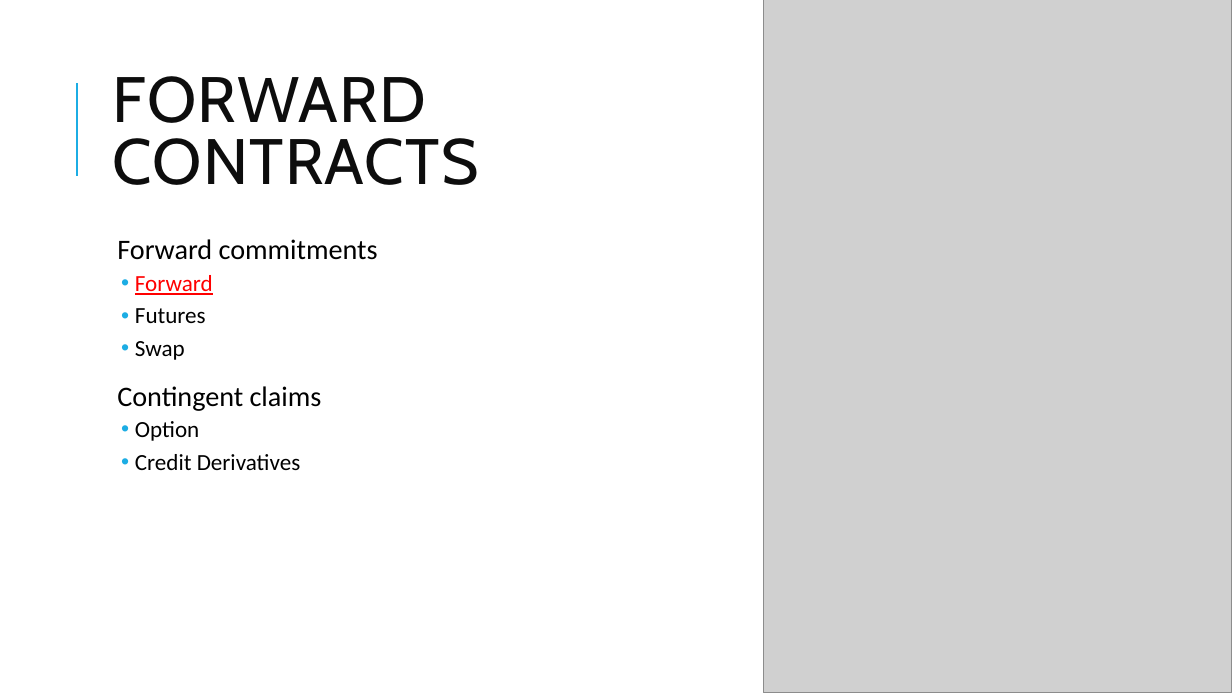
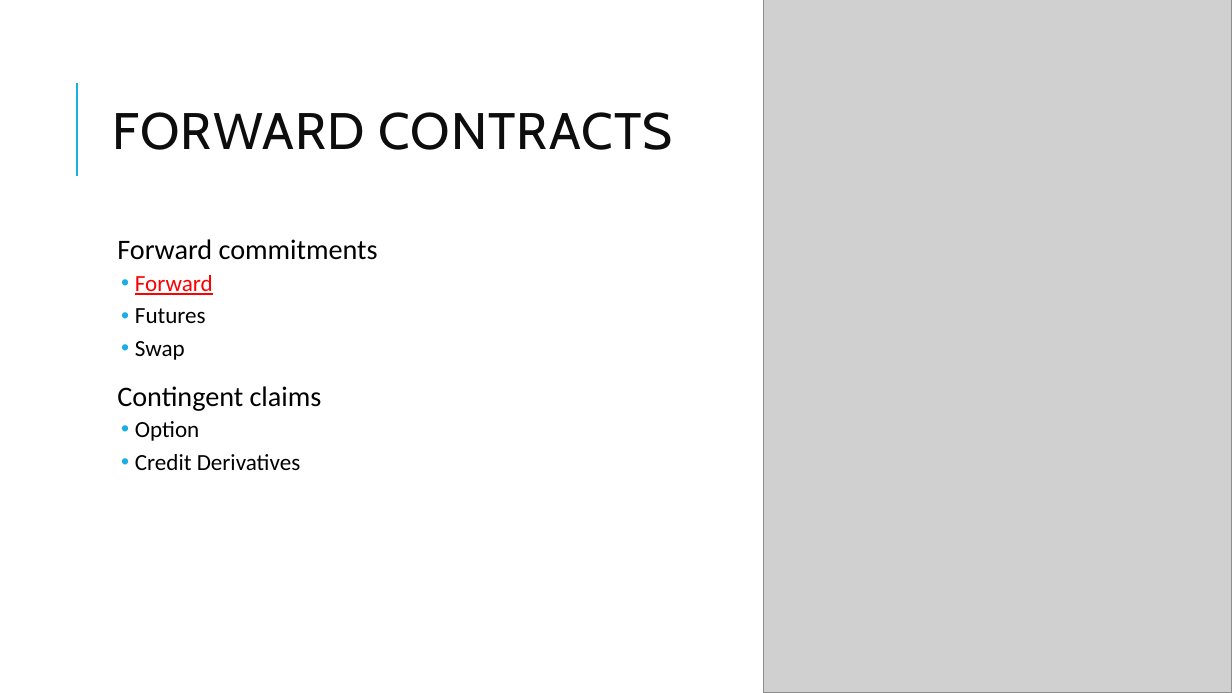
Before and after one commit to Isco0530/data, a slide deck: slide 3 of Derivatives.pptx. Drawn at 1232x693 pixels with LibreOffice and Linux fonts; fonts in the diff are those of the drawing; grey boxes stand for pictures. Boxes give left, top, right and bottom in pixels: in the first picture for what was removed or moved away, otherwise in the second. Text is boxed around its words. In the diff, an @@ line names an element or a change of style, - is before the commit and + after.

```diff
--- a/Derivatives.pptx
+++ b/Derivatives.pptx
@@ title "FORWARD CONTRACTS" at (113, 112, 672, 150): size 50 to 40 pt @@
```
Also in this commit, not shown: 9 other slides changed, 1 slide added.
